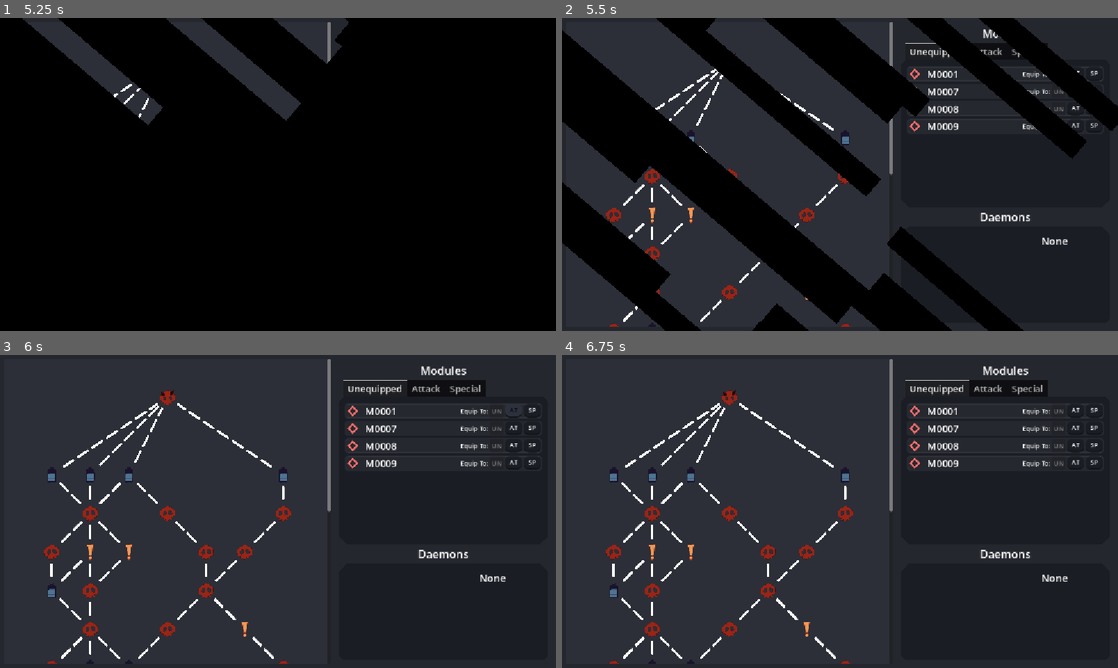
Above: before the commit, frames 1-4 (two rows, left to right).
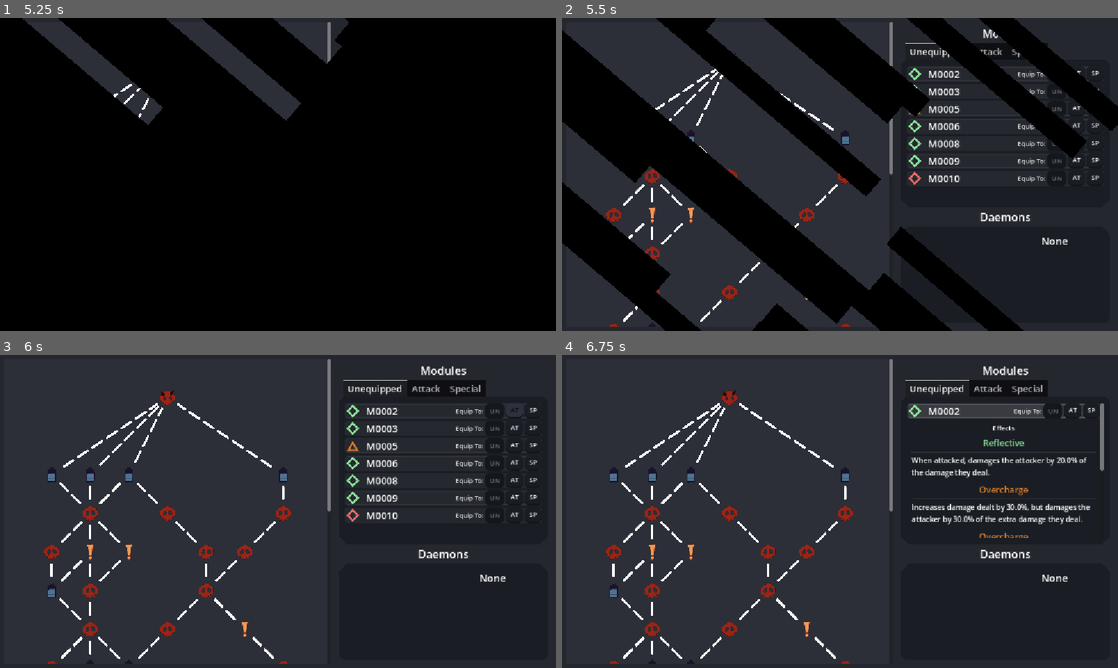
Above: after the commit, the same moments.

Repository: ProgrammerOnCoffee/operation-daemon
Game: Godot game, scene res://scenes/main.tscn
Same seed, same stepped clock (60 frames per second), same inputs: the game is played once before the commit and once after it. Sound files missing from this copy of the repository are replaced by a short silence.
Inputs (mouse positions are in pixels of both pictures, inside the frame that each line leads up to):
- Up to frame 1 (5.25 s): click "START" at 0.5 s; click "START" at 1.25 s; click "Equip (0/5)" at 2 s; click "Equip 1/5" at 2.75 s; click "Equip 0/5" at 3.5 s; click "BEGIN EXPEDITION" at 4.25 s; click "BEGIN EXPEDITION" at 5 s
- Up to frame 2 (5.5 s): no input
- Up to frame 3 (6 s): click "AT" at 5.75 s
- Up to frame 4 (6.75 s): click (1006, 411) at 6.52 s

Frame 1 is identical in both runs. In frame 2, 1.5% of the frame differs, in the area x 62-98%, y 16-54%; in frame 3, 1.8%; in frame 4, 2.9%, in the area x 62-98%, y 15-59%.
Error in both runs: Invalid access to property or key 'button_hover_player' on a base object of type 'Nil'. (res://scripts/laboratory.gd:166)

Commit message:
Debug Stuff
dw abt it.

Diff:
--- a/scenes/laboratory.tscn
+++ b/scenes/laboratory.tscn
@@ -201,6 +201,7 @@
 layout_mode = 2
 size_flags_vertical = 3
 mouse_filter = 2
+scroll_horizontal = 992
 horizontal_scroll_mode = 3
 vertical_scroll_mode = 0
 
--- a/scenes/module_entry.tscn
+++ b/scenes/module_entry.tscn
@@ -2,6 +2,9 @@
 
 [ext_resource type="Script" uid="uid://b4rnklabdhmqu" path="res://scripts/module_entry.gd" id="1_dytst"]
 [ext_resource type="Script" path="res://scripts/primitive_2d.gd" id="1_jm37a"]
+
+[sub_resource type="StyleBoxFlat" id="StyleBoxFlat_dytst"]
+draw_center = false
 
 [sub_resource type="StyleBoxFlat" id="StyleBoxFlat_gqm84"]
 bg_color = Color(0.67058825, 0.67058825, 0.67058825, 0.078431375)
@@ -15,6 +18,30 @@
 corner_radius_bottom_right = 5
 corner_radius_bottom_left = 5
 
+[sub_resource type="StyleBoxFlat" id="StyleBoxFlat_3fr15"]
+bg_color = Color(0.67058825, 0.67058825, 0.67058825, 0.078431375)
+border_width_left = 2
+border_width_top = 2
+border_width_right = 2
+border_width_bottom = 2
+border_color = Color(0.67058825, 0.67058825, 0.67058825, 0.078431375)
+corner_radius_top_left = 5
+corner_radius_top_right = 5
+corner_radius_bottom_right = 5
+corner_radius_bottom_left = 5
+
+[sub_resource type="StyleBoxFlat" id="StyleBoxFlat_b80gg"]
+bg_color = Color(0.67058825, 0.67058825, 0.67058825, 0.21176471)
+border_width_left = 2
+border_width_top = 2
+border_width_right = 2
+border_width_bottom = 2
+border_color = Color(0.67058825, 0.67058825, 0.67058825, 0.078431375)
+corner_radius_top_left = 5
+corner_radius_top_right = 5
+corner_radius_bottom_right = 5
+corner_radius_bottom_left = 5
+
 [sub_resource type="StyleBoxFlat" id="StyleBoxFlat_pls23"]
 content_margin_left = 10.0
 content_margin_right = 10.0
@@ -47,35 +74,83 @@
 corner_radius_bottom_right = 10
 corner_radius_bottom_left = 10
 
-[node name="ModuleEntry" type="PanelContainer" unique_id=217798466]
-theme_override_styles/panel = SubResource("StyleBoxFlat_gqm84")
+[sub_resource type="StyleBoxFlat" id="StyleBoxFlat_rplcl"]
+content_margin_left = 10.0
+content_margin_right = 10.0
+bg_color = Color(0.078431375, 0.09019608, 0.10980392, 1)
+border_color = Color(0.0792, 0.08844, 0.11, 1)
+corner_radius_top_left = 10
+corner_radius_top_right = 10
+corner_radius_bottom_right = 10
+corner_radius_bottom_left = 10
+
+[sub_resource type="StyleBoxFlat" id="StyleBoxFlat_mblv6"]
+bg_color = Color(0.101960786, 0.11372549, 0.14117648, 0.29411766)
+
+[sub_resource type="StyleBoxFlat" id="StyleBoxFlat_0esgi"]
+bg_color = Color(0.14509805, 0.15294118, 0.18431373, 1)
+border_width_left = 5
+border_width_top = 5
+border_width_right = 5
+border_width_bottom = 5
+border_color = Color(0.17254902, 0.18431373, 0.21960784, 1)
+corner_radius_top_left = 15
+corner_radius_bottom_right = 15
+corner_detail = 1
+
+[sub_resource type="Theme" id="Theme_0esgi"]
+PopupPanel/styles/panel = SubResource("StyleBoxFlat_0esgi")
+
+[node name="ModuleEntry" type="PanelContainer" unique_id=272676256]
+custom_minimum_size = Vector2(0, 32)
+offset_right = 322.0
+offset_bottom = 36.0
+theme_override_styles/panel = SubResource("StyleBoxFlat_dytst")
 script = ExtResource("1_dytst")
 
-[node name="HBoxContainer" type="HBoxContainer" parent="." unique_id=355216943]
-layout_mode = 2
+[node name="VBoxContainer" type="VBoxContainer" parent="." unique_id=125141851]
+layout_mode = 2
+
+[node name="Button" type="Button" parent="VBoxContainer" unique_id=16080144]
+custom_minimum_size = Vector2(0, 32)
+layout_mode = 2
+theme_override_styles/normal = SubResource("StyleBoxFlat_gqm84")
+theme_override_styles/pressed = SubResource("StyleBoxFlat_3fr15")
+theme_override_styles/hover = SubResource("StyleBoxFlat_b80gg")
+theme_override_styles/hover_pressed = SubResource("StyleBoxFlat_b80gg")
+toggle_mode = true
+
+[node name="HBoxContainer" type="HBoxContainer" parent="VBoxContainer/Button" unique_id=355216943]
+layout_mode = 1
+anchors_preset = 15
+anchor_right = 1.0
+anchor_bottom = 1.0
+grow_horizontal = 2
+grow_vertical = 2
 size_flags_horizontal = 3
 theme_override_constants/separation = 12
 
-[node name="Icon" type="Control" parent="HBoxContainer" unique_id=908268028]
-custom_minimum_size = Vector2(28, 0)
-layout_mode = 2
+[node name="Icon" type="Control" parent="VBoxContainer/Button/HBoxContainer" unique_id=908268028]
+custom_minimum_size = Vector2(32, 0)
+layout_mode = 2
+mouse_filter = 2
 script = ExtResource("1_jm37a")
 points = 5
 filled = false
 
-[node name="Title" type="Label" parent="HBoxContainer" unique_id=1169640209]
+[node name="Title" type="Label" parent="VBoxContainer/Button/HBoxContainer" unique_id=1169640209]
 layout_mode = 2
 size_flags_horizontal = 3
 theme_override_font_sizes/font_size = 20
 text = "M0001"
 
-[node name="HBoxContainer" type="HBoxContainer" parent="HBoxContainer" unique_id=553018157]
+[node name="HBoxContainer" type="HBoxContainer" parent="VBoxContainer/Button/HBoxContainer" unique_id=553018157]
 custom_minimum_size = Vector2(76, 0)
 layout_mode = 2
 theme_override_constants/separation = 3
 alignment = 1
 
-[node name="Label2" type="Label" parent="HBoxContainer/HBoxContainer" unique_id=1143010760]
+[node name="Label2" type="Label" parent="VBoxContainer/Button/HBoxContainer/HBoxContainer" unique_id=1143010760]
 custom_minimum_size = Vector2(80, 0)
 layout_mode = 2
 size_flags_vertical = 1
@@ -84,29 +159,60 @@
 horizontal_alignment = 2
 vertical_alignment = 1
 
-[node name="UN" type="Button" parent="HBoxContainer/HBoxContainer" unique_id=141234984]
+[node name="UN" type="Button" parent="VBoxContainer/Button/HBoxContainer/HBoxContainer" unique_id=141234984]
 layout_mode = 2
 theme_override_colors/font_color = Color(1, 1, 1, 1)
 theme_override_font_sizes/font_size = 13
 theme_override_styles/normal = SubResource("StyleBoxFlat_pls23")
 theme_override_styles/pressed = SubResource("StyleBoxFlat_qj3iy")
 theme_override_styles/hover = SubResource("StyleBoxFlat_sh0tg")
+theme_override_styles/disabled = SubResource("StyleBoxFlat_rplcl")
 text = "UN"
 
-[node name="AT" type="Button" parent="HBoxContainer/HBoxContainer" unique_id=430382729]
+[node name="AT" type="Button" parent="VBoxContainer/Button/HBoxContainer/HBoxContainer" unique_id=430382729]
 layout_mode = 2
 theme_override_colors/font_color = Color(1, 1, 1, 1)
 theme_override_font_sizes/font_size = 13
 theme_override_styles/normal = SubResource("StyleBoxFlat_pls23")
 theme_override_styles/pressed = SubResource("StyleBoxFlat_qj3iy")
 theme_override_styles/hover = SubResource("StyleBoxFlat_sh0tg")
+theme_override_styles/disabled = SubResource("StyleBoxFlat_rplcl")
 text = "AT"
 
-[node name="SP" type="Button" parent="HBoxContainer/HBoxContainer" unique_id=758771317]
+[node name="SP" type="Button" parent="VBoxContainer/Button/HBoxContainer/HBoxContainer" unique_id=758771317]
 layout_mode = 2
 theme_override_colors/font_color = Color(1, 1, 1, 1)
 theme_override_font_sizes/font_size = 13
 theme_override_styles/normal = SubResource("StyleBoxFlat_pls23")
 theme_override_styles/pressed = SubResource("StyleBoxFlat_qj3iy")
 theme_override_styles/hover = SubResource("StyleBoxFlat_sh0tg")
+theme_override_styles/disabled = SubResource("StyleBoxFlat_rplcl")
 text = "SP"
+
+[node name="PanelContainer" type="PanelContainer" parent="VBoxContainer" unique_id=1778997379]
+visible = false
+layout_mode = 2
+theme_override_styles/panel = SubResource("StyleBoxFlat_mblv6")
+
+[node name="MarginContainer" type="MarginContainer" parent="VBoxContainer/PanelContainer" unique_id=20903329]
+layout_mode = 2
+theme_override_constants/margin_left = 5
+theme_override_constants/margin_top = 5
+theme_override_constants/margin_right = 5
+theme_override_constants/margin_bottom = 5
+
+[node name="VBoxContainer" type="VBoxContainer" parent="VBoxContainer/PanelContainer/MarginContainer" unique_id=1771365630]
+layout_mode = 2
+theme = SubResource("Theme_0esgi")
+
+[node name="Label" type="Label" parent="VBoxContainer/PanelContainer/MarginContainer/VBoxContainer" unique_id=1905716184]
+layout_mode = 2
+theme_override_font_sizes/font_size = 14
+text = "Effects"
+horizontal_alignment = 1
+
+[node name="VBoxContainer" type="VBoxContainer" parent="VBoxContainer/PanelContainer/MarginContainer/VBoxContainer" unique_id=324386728]
+layout_mode = 2
+theme = SubResource("Theme_0esgi")
+
+[connection signal="toggled" from="VBoxContainer/Button" to="." method="_on_toggled"]
--- a/scripts/effect_tooltip.gd
+++ b/scripts/effect_tooltip.gd
@@ -1,10 +1,26 @@
+@tool
 class_name EffectTooltip extends Control
 ## A fancy tooltip for Effects.
+
+## Overrides for the text sizes.
+@export var title_text_size := -1:
+	set(to):
+		title_text_size = to
+		$VBoxContainer/MarginContainer/Name.add_theme_font_size_override("font_size", title_text_size)
+@export var description_text_size := -1:
+	set(to):
+		description_text_size = to
+		$VBoxContainer/Description.add_theme_font_size_override("font_size", description_text_size)
 
 var char_progress := 0.0
 
 func _ready() -> void:
 	get_parent().theme = theme
+
+	if description_text_size > 0:
+		$VBoxContainer/Description.add_theme_font_size_override("font_size", description_text_size)
+	if title_text_size > 0:
+		$VBoxContainer/MarginContainer/Name.add_theme_font_size_override("font_size", title_text_size)
 
 func _display(effect:Effect):
 	$VBoxContainer/MarginContainer/Name.text = effect.effect_name
--- a/scripts/effects/overcharge_effect.gd
+++ b/scripts/effects/overcharge_effect.gd
@@ -3,8 +3,8 @@
 func _get_effect_name() -> String: return "Overcharge"
 func _get_description() -> String: return "Increases damage dealt by %s%%, but damages the attacker by %s%% of the extra damage they deal." % [String.num(base * 100), String.num(base * 100)]
 
-func _get_effect_color() -> Color: return Color.WHITE
-func _get_icon_point_count() -> int: return 4
+func _get_effect_color() -> Color: return Color(0.82, 0.479, 0.18, 1.0)
+func _get_icon_point_count() -> int: return 3
 
 func _get_base() -> float: return 0.3
 
--- a/scripts/effects/reflective_effect.gd
+++ b/scripts/effects/reflective_effect.gd
@@ -3,8 +3,8 @@
 func _get_effect_name() -> String: return "Reflective"
 func _get_description() -> String: return "When attacked, damages the attacker by %s%% of the damage they deal." % String.num(base * 100)
 
-func _get_effect_color() -> Color: return Color.WHITE
-func _get_icon_point_count() -> int: return 7
+func _get_effect_color() -> Color: return Color(0.552, 0.89, 0.603, 1.0)
+func _get_icon_point_count() -> int: return 4
 
 func _get_base() -> float: return 0.2
 
--- a/scripts/effects/timebomb_effect.gd
+++ b/scripts/effects/timebomb_effect.gd
@@ -1,7 +1,7 @@
 extends Effect
 
 func _get_effect_name() -> String: return "Timebomb"
-func _get_description() -> String: return "Every attack applies a bomb, which has a chance of exploding each turn. Every turn it doesn't explode, its damage goes up by %s%. Starts at 3 dmg." % String.num(base * 100)
+func _get_description() -> String: return "Every attack applies a bomb, which has a chance of exploding each turn. Every turn it doesn't explode, its damage goes up by "+String.num(((base / 3.) - 1) * 100.)+"%. Starts at 3 dmg."
 
 func _get_effect_color() -> Color: return Color(0.95, 0.427, 0.427, 1.0)
 func _get_icon_point_count() -> int: return 4
--- a/scripts/global.gd
+++ b/scripts/global.gd
@@ -1,9 +1,11 @@
 extends Node
 ## Manages some global things, like the Daemon research.
 
-## -- MUSIC -- ##
+## -- MISC -- ##
 @warning_ignore("unused_signal")
 signal request_track_transition(to:String)
+@warning_ignore("unused_signal")
+signal push_toast(text:String) # Ask the toast manager to make some toast.
 
 ## -- CONFIGURATION -- ##
 # Every two elements are the min and max number of x that each enemy will have.
--- a/scripts/inventory.gd
+++ b/scripts/inventory.gd
@@ -8,7 +8,13 @@
 	_update_daemon_list()
 
 	for i in 10:
-		PlayerData.modules += [Module.new([preload("res://scripts/effects/timebomb_effect.gd").new()], randi_range(0,2) as Module.SLOT)]
+
+		var ef:Array[Effect]= []
+		for j in 3:
+			var e = [preload("res://scripts/effects/timebomb_effect.gd"), preload("res://scripts/effects/overcharge_effect.gd"), preload("res://scripts/effects/reflective_effect.gd")]
+			ef += [e.pick_random().new()]
+
+		PlayerData.modules += [Module.new(ef, randi_range(0,2) as Module.SLOT)]
 
 	PlayerData.modules_changed.connect(_update_module_list)
 	_update_module_list()
--- a/scripts/module_entry.gd
+++ b/scripts/module_entry.gd
@@ -1,13 +1,16 @@
 class_name ModuleEntry extends PanelContainer
 ## Displays a Module.
 
-@onready var icon  := $HBoxContainer/Icon
-@onready var title := $HBoxContainer/Title
+@onready var mod_icon  := $VBoxContainer/Button/HBoxContainer/Icon
+@onready var title := $VBoxContainer/Button/HBoxContainer/Title
+
+@onready var effect_box := $VBoxContainer/PanelContainer/MarginContainer/VBoxContainer/VBoxContainer
+const EFFECT_TIP_SCENE := preload("res://scenes/effect_tooltip.tscn")
 
 @onready var buttons:Dictionary[Module.SLOT, Button] = {
-	Module.SLOT.NONE:    $HBoxContainer/HBoxContainer/UN,
-	Module.SLOT.ATTACK:  $HBoxContainer/HBoxContainer/AT,
-	Module.SLOT.SPECIAL: $HBoxContainer/HBoxContainer/SP
+	Module.SLOT.NONE:    $VBoxContainer/Button/HBoxContainer/HBoxContainer/UN,
+	Module.SLOT.ATTACK:  $VBoxContainer/Button/HBoxContainer/HBoxContainer/AT,
+	Module.SLOT.SPECIAL: $VBoxContainer/Button/HBoxContainer/HBoxContainer/SP
 }
 
 var module:Module
@@ -22,6 +25,8 @@
 
 			)
 
+	$VBoxContainer/Button.button_pressed = false
+
 func _display(new_module:Module = module):
 	module = new_module
 
@@ -30,12 +35,30 @@
 
 	# Update the icon pointcount and color.
 	if module.effects:
-		icon.points = module.effects[0].icon_point_count
-		icon.modulate = module.effects[0].effect_color
+		mod_icon.points = module.effects[0].icon_point_count
+		mod_icon.modulate = module.effects[0].effect_color
 	else:
-		icon.points = 1
-		icon.modulate = Color.WHITE
+		mod_icon.points = 1
+		mod_icon.modulate = Color.WHITE
 
 	# Make the button for where this already is disabled.
 	for slot in buttons:
 		buttons[slot].disabled = slot == module.slot
+
+	# Make all the effect tips.
+	for child in effect_box.get_children(): child.queue_free()
+
+	for effect in module.effects:
+		var new := EFFECT_TIP_SCENE.instantiate() as EffectTooltip
+
+		effect_box.add_child(new)
+
+		new.title_text_size = 18
+		new.description_text_size = 15
+
+		new._display(effect)
+
+
+
+func _on_toggled(toggled_on: bool) -> void:
+	$VBoxContainer/PanelContainer.visible = toggled_on
--- a/scripts/toast_display.gd
+++ b/scripts/toast_display.gd
@@ -10,6 +10,7 @@
 
 func _ready() -> void:
 	Global.daemon_discovered.connect(func(daemon:Daemon): create_buffered_toast("Daemon Discovered: D" + Global.lead(daemon.id, 4)))
+	Global.push_toast.connect(create_buffered_toast)
 
 func _process(delta: float) -> void:
 
